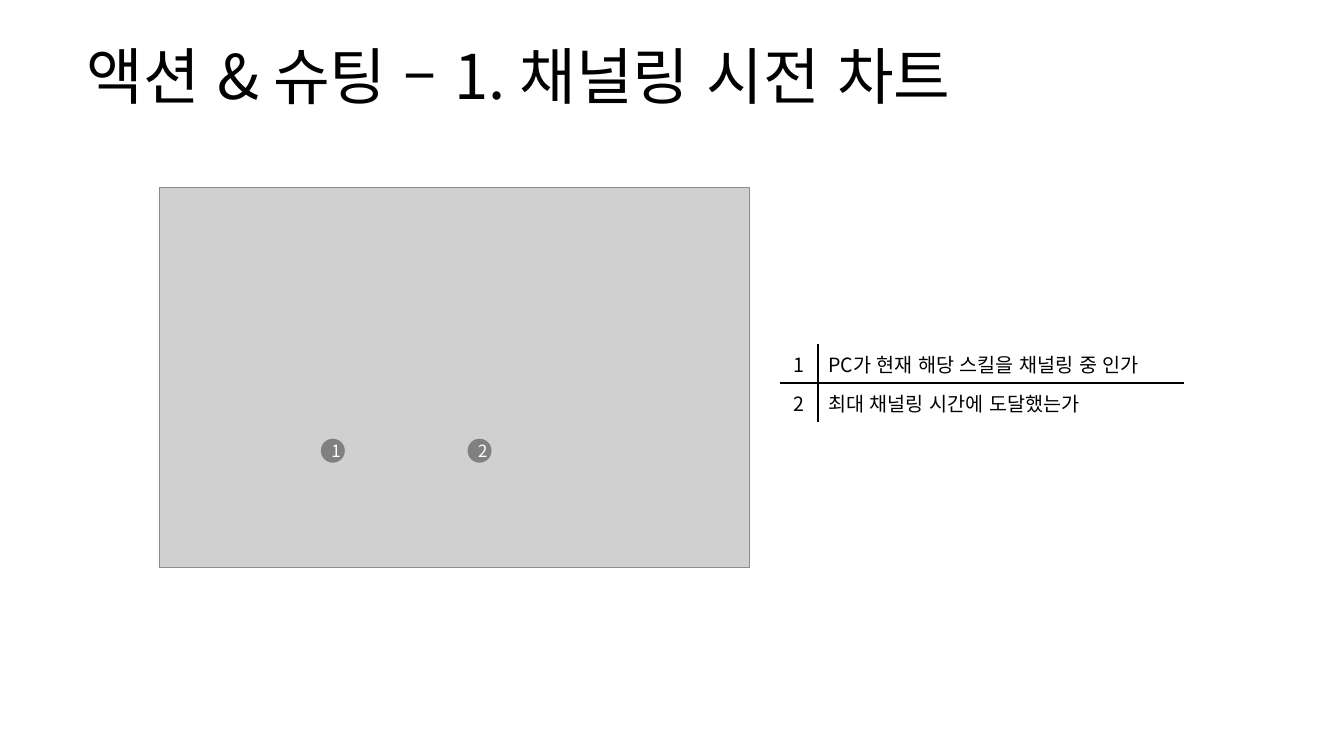
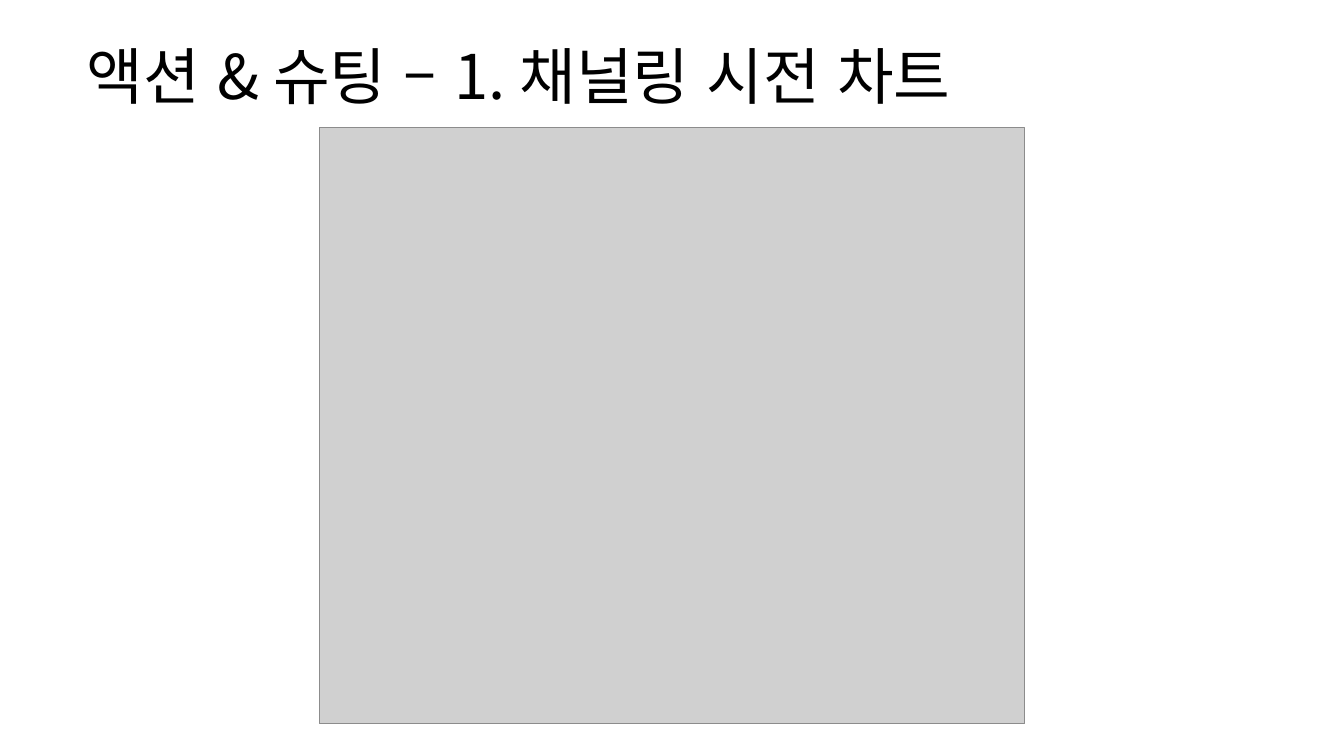
Before and after one commit to yjk0401/unityenginebasic_9th, a slide deck: slide 46 of 기획/방랑엽사전/스킬 시스템 기획서.pptx. Drawn at 1344x756 pixels with LibreOffice and Linux fonts; fonts in the diff are those of the drawing; grey boxes stand for pictures. Boxes give left, top, right and bottom in pixels: in the first picture for what was removed or moved away, otherwise in the second. Text is boxed around its words. In the diff, an @@ line names an element or a change of style, - is before the commit and + after.

```diff
--- a/기획/방랑엽사전/스킬 시스템 기획서.pptx
+++ b/기획/방랑엽사전/스킬 시스템 기획서.pptx
@@ picture added at (320, 128, 1025, 724) @@
@@ picture removed at (160, 188, 750, 568) @@
@@ table removed at (780, 345, 1185, 417), 2 rows, 2 columns @@
-1 | PC가 현재 해당 스킬을 채널링 중 인가
-2 | 최대 채널링 시간에 도달했는가
@@ ellipse removed at (321, 439, 345, 463) @@
-1
@@ ellipse removed at (468, 439, 492, 463) @@
-2
```
Also in this commit, not shown: 27 other slides changed, 2 slides added, 3 other files.
